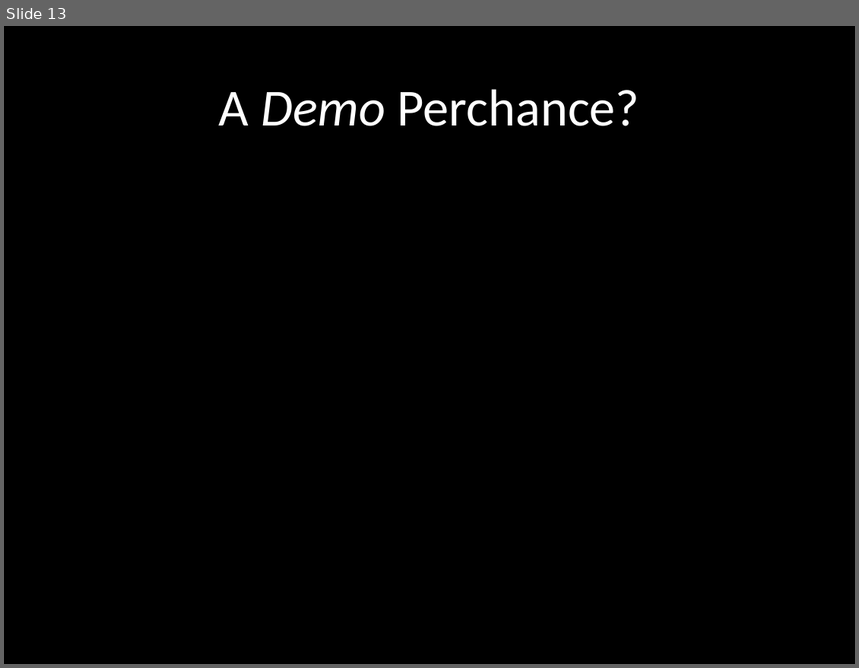
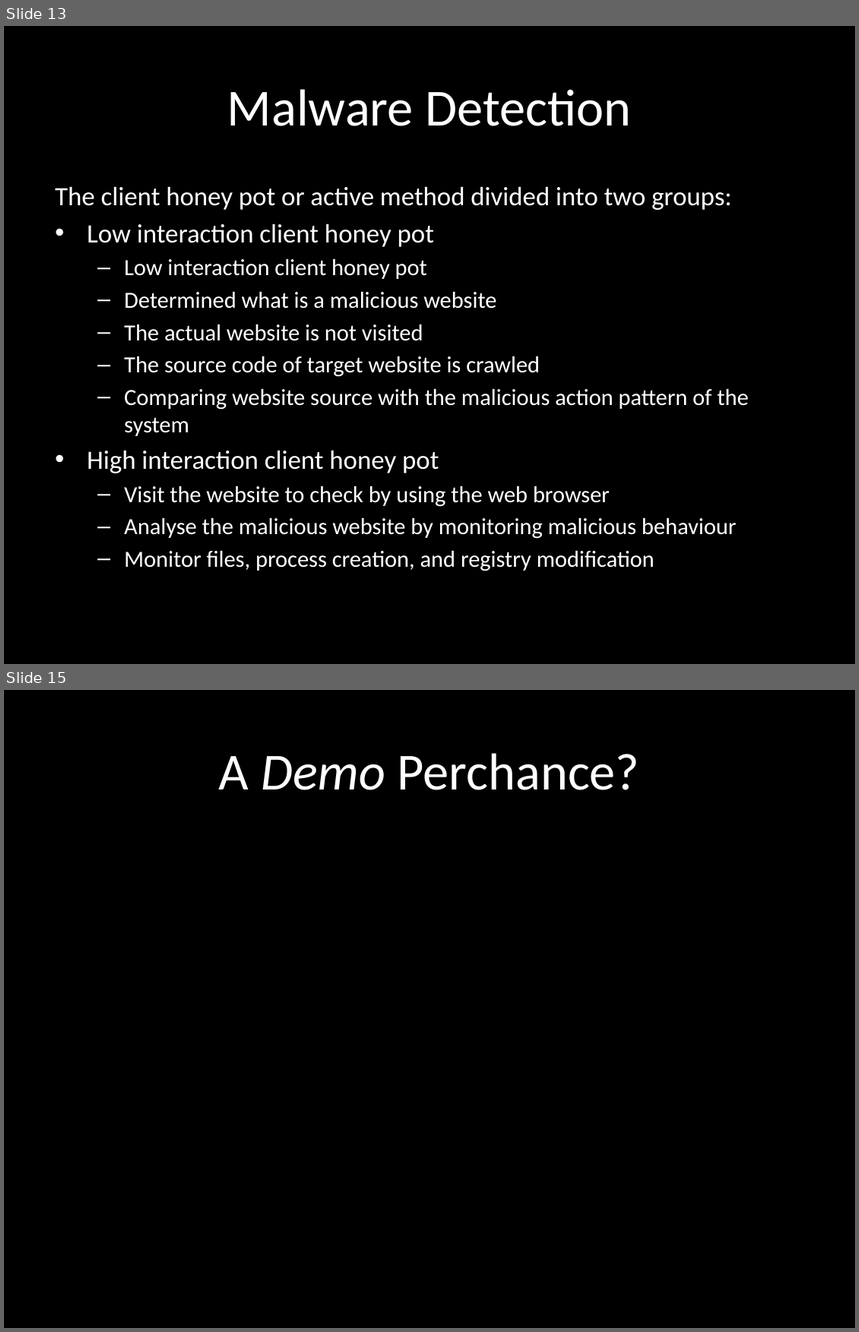
Before and after one commit to chrissorchard/malucrawl, a slide deck: doc/pres1/wk4-progress.pptx. Shown one above the other, each under a label of ours: slide 13 before the commit, slides 13 and 15 after it; the slides between them are not shown. The pictures are 859x668 and 859x1332 pixels, drawn with LibreOffice and Linux fonts; fonts in the diff are those of the drawing; background and template pictures are left out. Boxes give left, top, right and bottom in pixels: in the first picture for what was removed or moved away, otherwise in the second. Text is boxed around its words. In the diff, an @@ line names an element or a change of style, - is before the commit and + after.

Commit message:
added Malware detection slides

```diff
--- a/doc/pres1/wk4-progress.pptx
+++ b/doc/pres1/wk4-progress.pptx
@@ slide 13 added at (4,26,855,664), background picture (left out) @@
@@ title added at (227,89,631,126), 44 pt, text #FFFFFF @@
+Malware Detection
@@ text added at (55,186,749,572), 19.6 pt, text #FFFFFF @@
+The client honey pot or active method divided into two groups:
+• Low interaction client honey pot
+  – Low interaction client honey pot
+  – Determined what is a malicious website
+  – The actual website is not visited
+  – The source code of target website is crawled
+  – Comparing website source with the malicious action pattern of the system
+• High interaction client honey pot
+  – Visit the website to check by using the web browser
+  – Analyse the malicious website by monitoring malicious behaviour
+  – Monitor files, process creation, and registry modification
@@ what was slide 13 is now slide 15 @@
```
Also in this commit, not shown: 1 slide changed, 1 other slide added.
